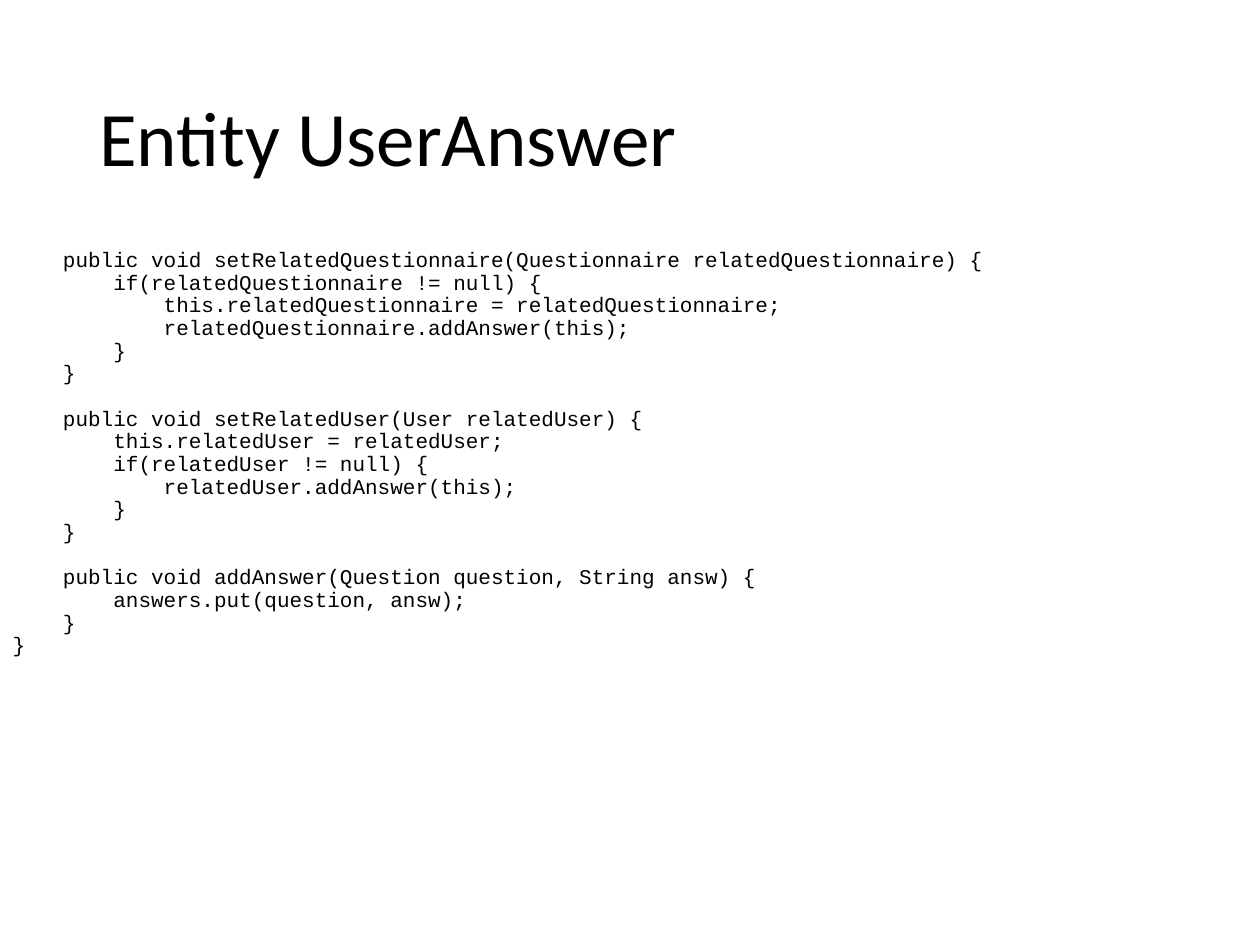
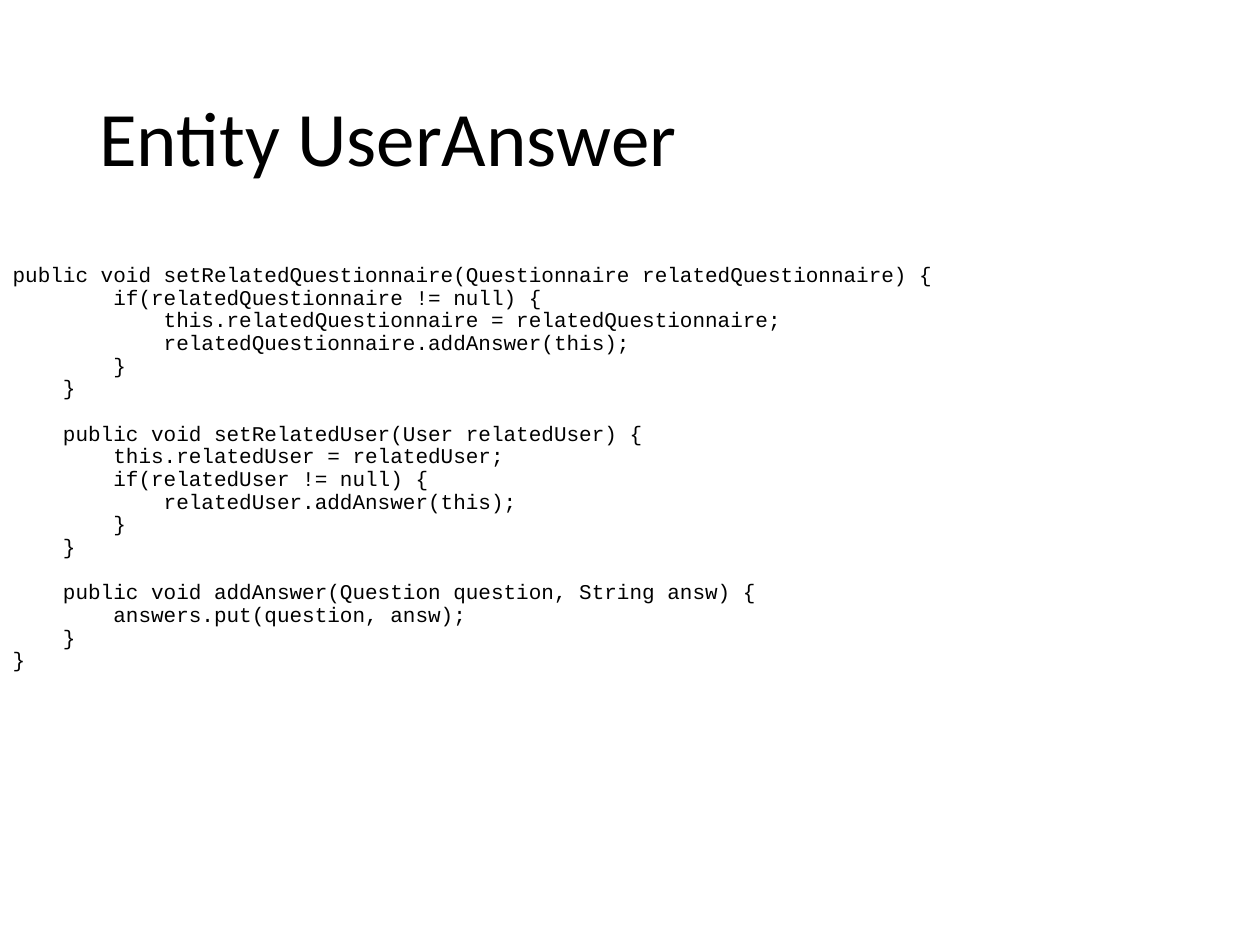
Before and after one commit to catonzio/DB2project, a slide deck: slide 21 of DB2project.pptx. Drawn at 1260x945 pixels with LibreOffice and Linux fonts; fonts in the diff are those of the drawing. Boxes give left, top, right and bottom in pixels: in the first picture for what was removed or moved away, otherwise in the second. Text is boxed around its words. In the diff, an @@ line names an element or a change of style, - is before the commit and + after.

```diff
--- a/DB2project.pptx
+++ b/DB2project.pptx
@@ text at (13, 267, 906, 627): text changed @@
-public void setRelatedQuestionnaire(Questionnaire relatedQuestionnaire) {
-if(relatedQuestionnaire != null) {
-this.relatedQuestionnaire = relatedQuestionnaire;
-relatedQuestionnaire.addAnswer(this);
-}
-}
-public void setRelatedUser(User relatedUser) {
-this.relatedUser = relatedUser;
-if(relatedUser != null) {
-relatedUser.addAnswer(this);
-}
-}
-public void addAnswer(Question question, String answ) {
-answers.put(question, answ);
-}
-}
+public void setRelatedQuestionnaire(Questionnaire relatedQuestionnaire) {
+if(relatedQuestionnaire != null) {
+this.relatedQuestionnaire = relatedQuestionnaire;
+relatedQuestionnaire.addAnswer(this);
+}
+}
+public void setRelatedUser(User relatedUser) {
+this.relatedUser = relatedUser;
+if(relatedUser != null) {
+relatedUser.addAnswer(this);
+}
+}
+public void addAnswer(Question question, String answ) {
+answers.put(question, answ);
+}
+}
```
Also in this commit, not shown: 9 other slides changed, 4 slides added, 2 other files.
